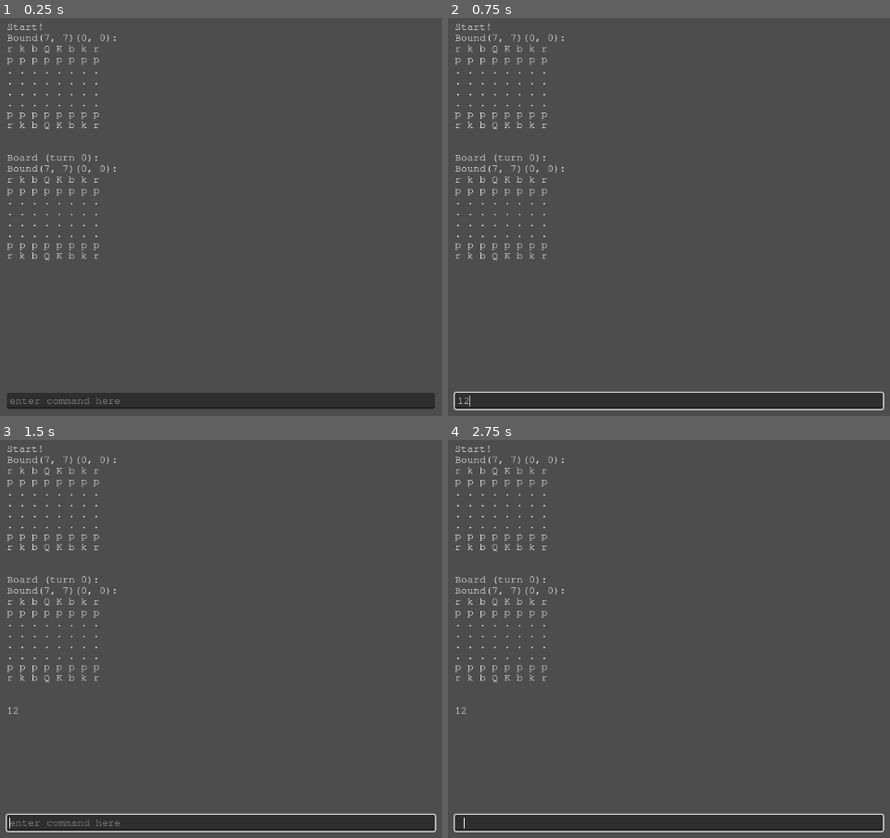
Above: before the commit, frames 1-4 (two rows, left to right).
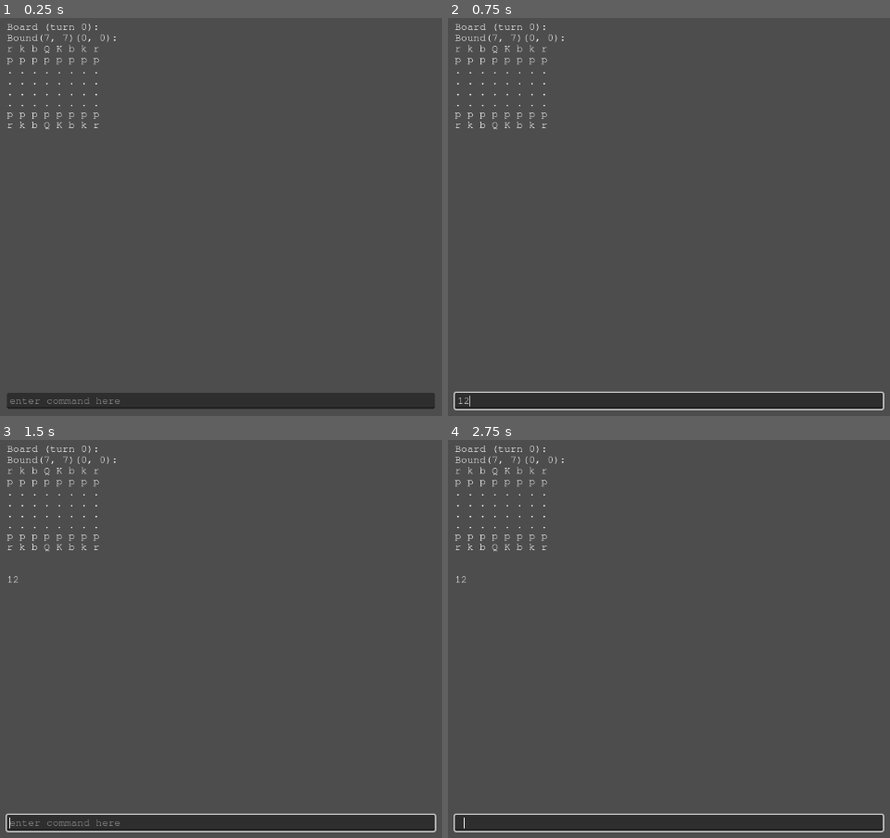
Above: after the commit, the same moments.

Repository: Roboticy3/Mess
Game: Godot game, scene res://default.tscn
Two runs of this game, one before a commit and one after it. Both use one fixed random seed, a clock stepped at 60 frames per second and the inputs below.
Inputs (mouse positions are in pixels of both pictures, inside the frame that each line leads up to):
- Up to frame 1 (0.25 s): no input
- Up to frame 2 (0.75 s): click (669, 400) at 0.52 s; type "12" at 0.6 s
- Up to frame 3 (1.5 s): tap Enter at 1.25 s
- Up to frame 4 (2.75 s): tap Space at 2 s

The runs differ from the first frame. In frame 1, 0.7% of the frame differs, in the area x 1-27%, y 1-61%; in frame 2, 0.7%; in frame 3, 0.7%, in the area x 1-27%, y 1-69%; in frame 4, 0.7%.

Commit message:
Added -c param to show command

Diff:
--- a/Board Types/Board.gd
+++ b/Board Types/Board.gd
@@ -116,18 +116,19 @@
 func call_option(p:Piece, o) -> bool:
 
 	var p_o := p.options
-	if p_o.has(o):
-		if p_o[o] is Callable:
-			call_option_direct(p_o[o])
-		elif p_o[o] is Dictionary:
-			add_state(p_o[o])
-			build_options()
+	if p.o_states.has(o):
+		add_state(p.o_states[o][0])
+		build_options()
+		return true
+	elif p_o.has(o):
+		call_option_direct(p_o[o])
+		print("direct")
 		return true
 
 	return false
 
 #generate a state from calling an option without updating the board, returns the new state
-func call_option_virtual(o:Callable, cur:=current_state.duplicate()) -> Dictionary:
+func call_option_virtual(o:Callable, cur:=current_state.duplicate()) -> Array[Dictionary]:
 
 	#call an option to get the new state as a return value
 	add_state()
@@ -136,18 +137,14 @@
 	#then pop the new state off of the states array and set the current_state back to the stored one
 	#this should effectively undo the last move
 	var new_s := states.pop_back() as Dictionary
+	var cur_s := current_state
 	current_state = cur.duplicate()
 
-	return new_s
+	return [new_s, cur_s]
 
 #similar to generate options, except it generates the states resulting from each option as the values, instead of the Callables themselves
 func build_options():
 	var cur := current_state.duplicate()
-
-	Accessor.a_print(
-
-		"Start!\n" + Accessor.shaped_2i_state_to_string(cur, shape)
-	)
 
 	#generate the options
 	for pos in cur:
@@ -163,7 +160,8 @@
 
 		#then "build" each option by replacing them with the state generated by calling them
 		for o in p_o:
-			p_o[o] = call_option_virtual(p_o[o], cur)
+			p.o_states[o] = call_option_virtual(p_o[o], cur)
+
 			pass
 
 func add_state(s:={}):
--- a/Scripts/Board Elements/Piece.gd
+++ b/Scripts/Board Elements/Piece.gd
@@ -9,6 +9,7 @@
 var starting_turn := 0
 
 var options:Dictionary
+var o_states:Dictionary
 
 var last:Piece
 
@@ -23,8 +24,10 @@
 
 	states = [starting_state]
 
-func generate_options(b:Board) -> void:
-	options = type.generate_options(self, b)
+func generate_options(b:Board, set:=true) -> Dictionary:
+	var res := type.generate_options(self, b)
+	if set: options = res
+	return res
 
 func to_global(position, b:Board):
 	return type.to_global(get_state(), b, position)
--- a/Scripts/Player/CommandLine.gd
+++ b/Scripts/Player/CommandLine.gd
@@ -67,17 +67,28 @@
 
 	var idx := player.board.states.size() - 1
 
+	var r := false
+	var c := false
 	if !args.is_empty():
-		if args[0] == "-r" && args.size() > 1:
+		r = args.has("-r")
+		c = args.has("-c")
+
+		if r && args.size() > 1:
 			idx += args[1].to_int()
-		elif args[0] != "-r":
+		elif !r:
 			idx = args[0].to_int()
+
+		if c:
+			idx = 0
 
 	if idx >= player.board.states.size():
 		Accessor.a_print("state " + str(idx) + " out of bounds")
 		return
 
-	Accessor.a_print(
+	if c: Accessor.a_print(
+		Accessor.shaped_2i_state_to_string(player.board.current_state)
+	)
+	else: Accessor.a_print(
 		Accessor.shaped_2i_state_to_string(player.board.get_state(idx))
 	)
 
--- a/Scripts/Player/Player.gd
+++ b/Scripts/Player/Player.gd
@@ -27,7 +27,8 @@
 	if p && teams.has(p.get_team()):
 		selection = p
 		Accessor.a_print("selected " + str(p))
-		Accessor.a_print("options: " + str(p.options.keys()) + "\n")
+		Accessor.a_print("options: " + str(p.options.keys()))
+		Accessor.a_print("o_states: " + str(p.o_states.keys()) + "\n")
 		return p
 	return null
 
